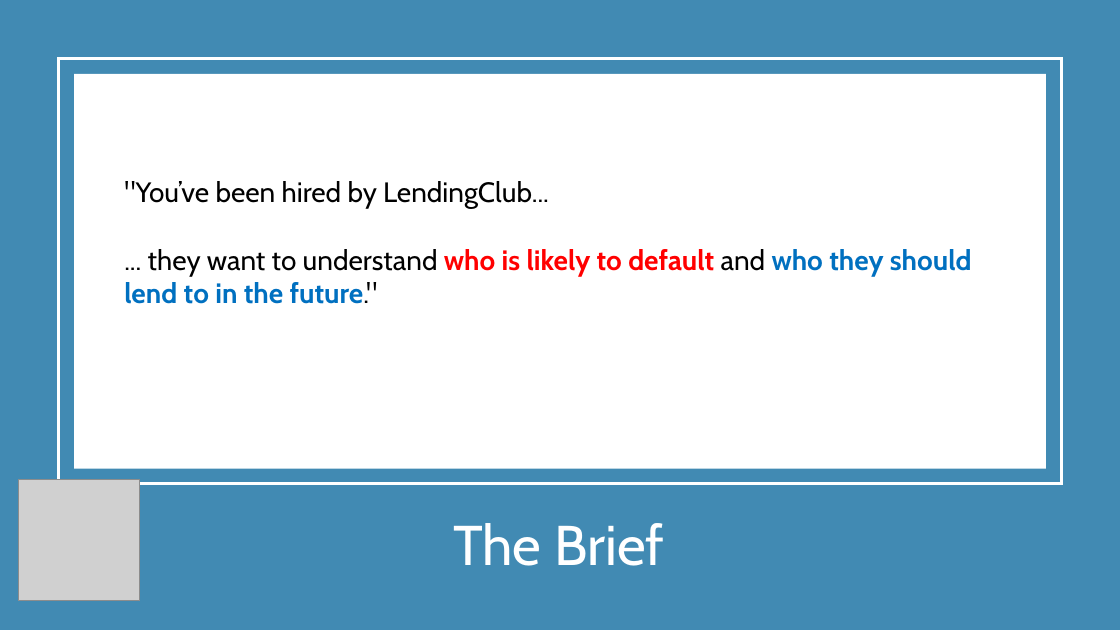
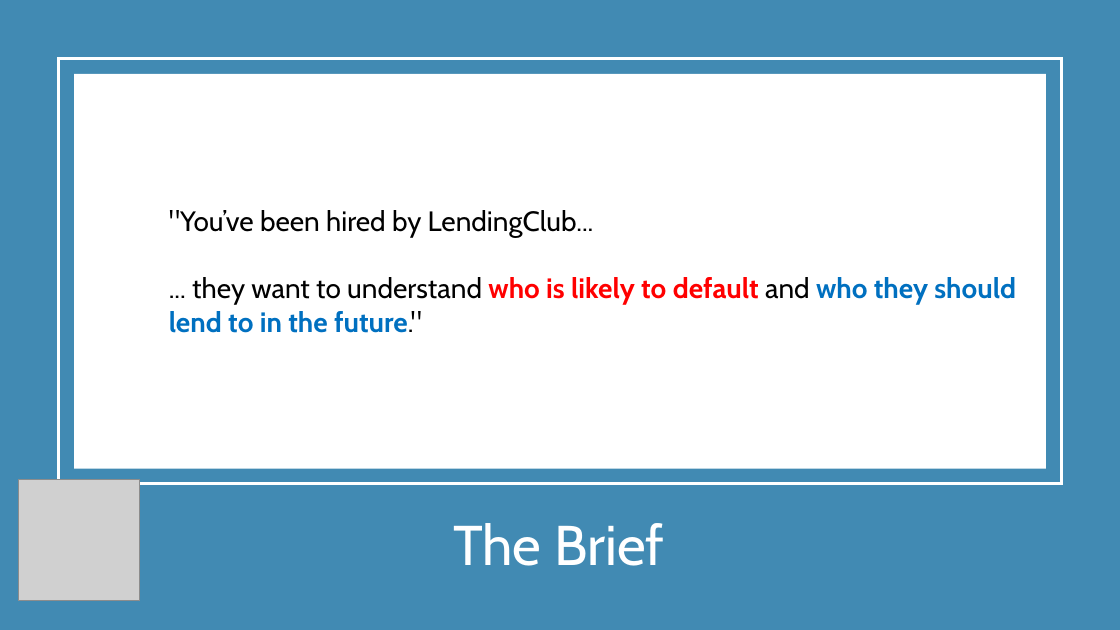
Before and after one commit to TomW49/final_proj_cc, a slide deck: slide 2 of documentation/loan_defaults_presentation.pptx. Drawn at 1120x630 pixels with LibreOffice and Linux fonts; fonts in the diff are those of the drawing; grey boxes stand for pictures. Boxes give left, top, right and bottom in pixels: in the first picture for what was removed or moved away, otherwise in the second. Text is boxed around its words. In the diff, an @@ line names an element or a change of style, - is before the commit and + after.

```diff
--- a/documentation/loan_defaults_presentation.pptx
+++ b/documentation/loan_defaults_presentation.pptx
@@ text ""You’ve been hired by LendingClub...": place and size @@
-text ""You’ve been hired by LendingClub..." at [124,181,972,304]
+text ""You’ve been hired by LendingClub..." at [169,210,1016,333]
```
Also in this commit, not shown: 6 other slides changed, 4 slides added, 5 slides removed.
